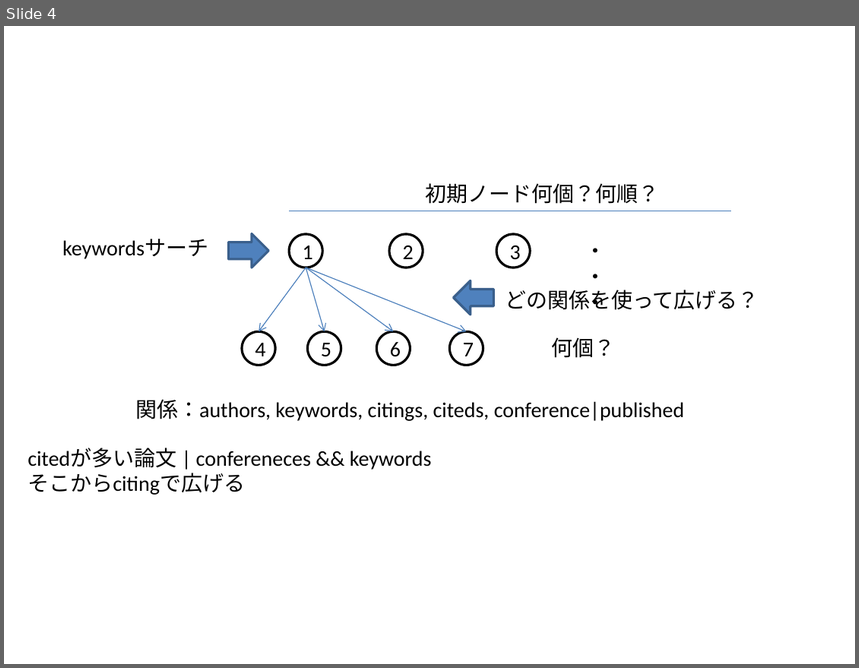
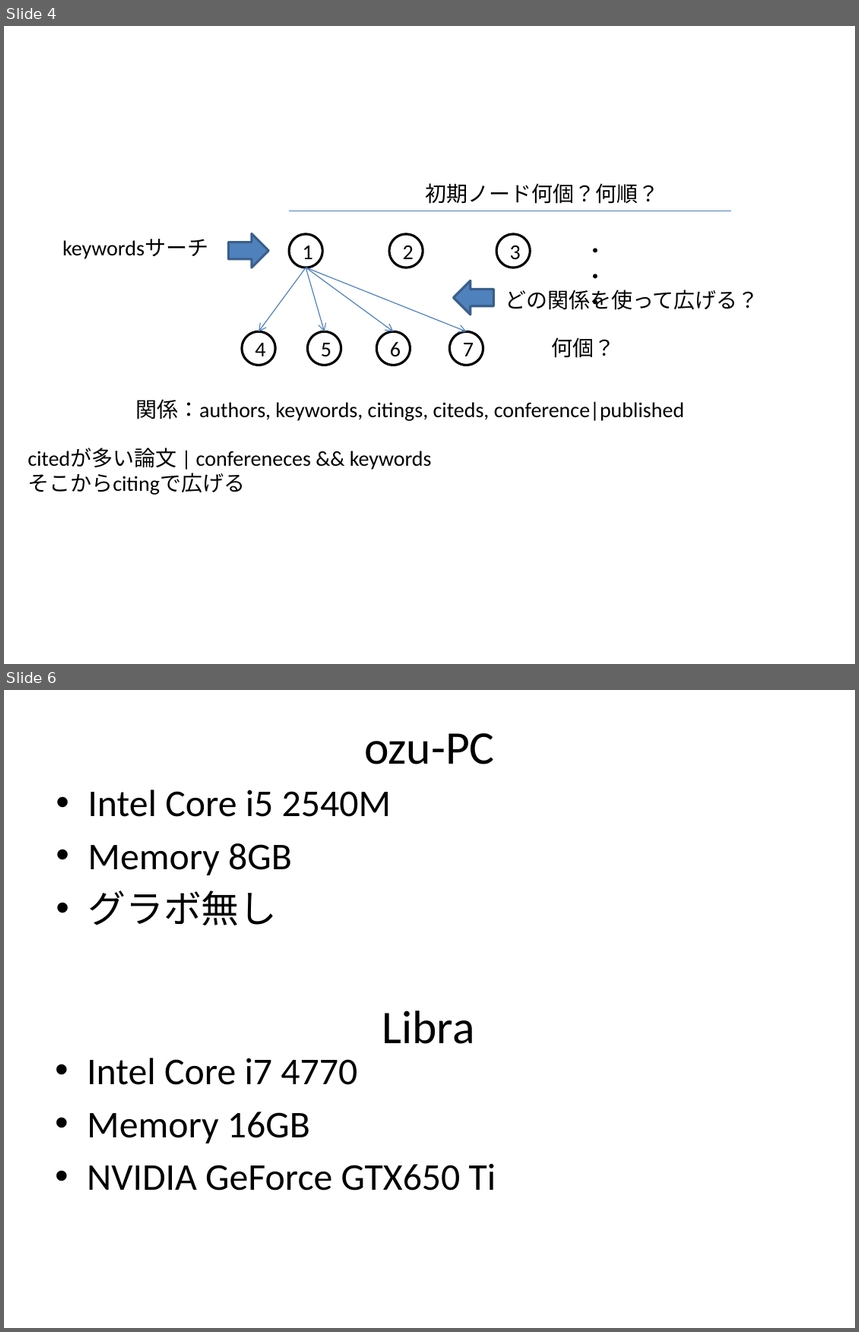
Before and after one commit to tilmitt11191/paper_graph, a slide deck: no_logo.pptx. Shown one above the other, each under a label of ours: slide 4 before the commit, slides 4 and 6 after it; the slides between them are not shown. The pictures are 859x668 and 859x1332 pixels, drawn with LibreOffice and Linux fonts; fonts in the diff are those of the drawing. Boxes give left, top, right and bottom in pixels: in the first picture for what was removed or moved away, otherwise in the second. Text is boxed around its words. In the diff, an @@ line names an element or a change of style, - is before the commit and + after.

```diff
--- a/no_logo.pptx
+++ b/no_logo.pptx
@@ slide 6 added at [4,690,855,1328], background #FFFFFF @@
@@ title added at [364,733,494,764], 39.6 pt, text #000000 @@
+ozu-PC
@@ text added at [88,790,391,926], 32 pt, text #000000 @@
+• Intel Core i5 2540M
+• Memory 8GB
+• グラボ無し
@@ text added at [382,1011,475,1044], 39.6 pt, text #000000 @@
+Libra
@@ text added at [87,1058,496,1191], 32 pt, text #000000 @@
+• Intel Core i7 4770
+• Memory 16GB
+• NVIDIA GeForce GTX650 Ti
```
Also in this commit, not shown: 1 slide changed, 13 other files.
